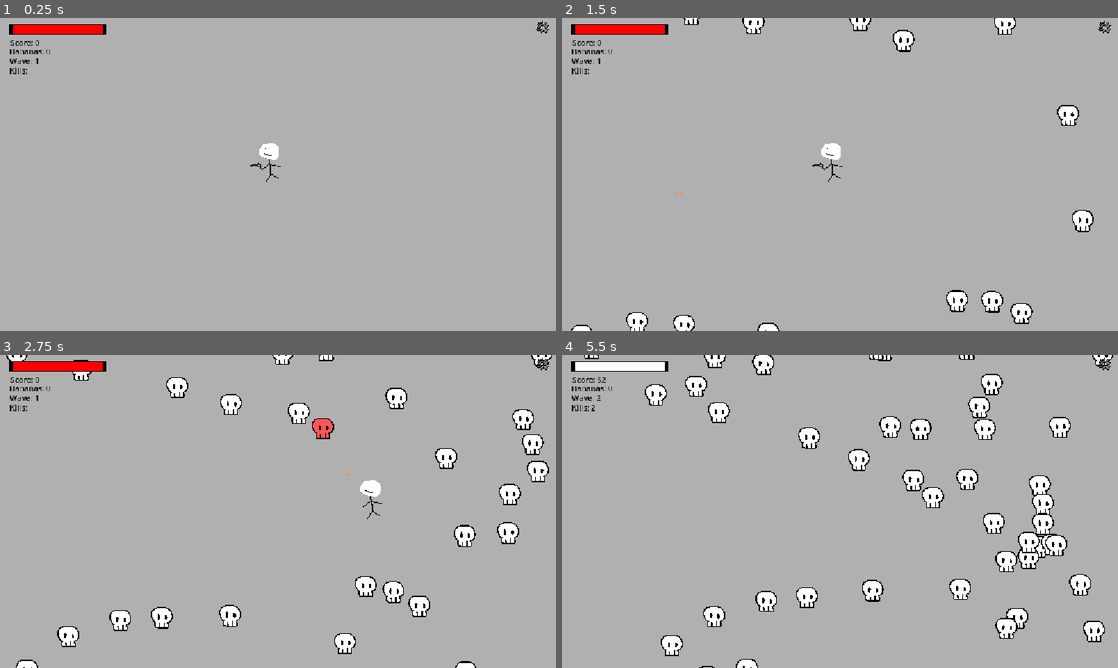
Above: before the commit, frames 1-4 (two rows, left to right).
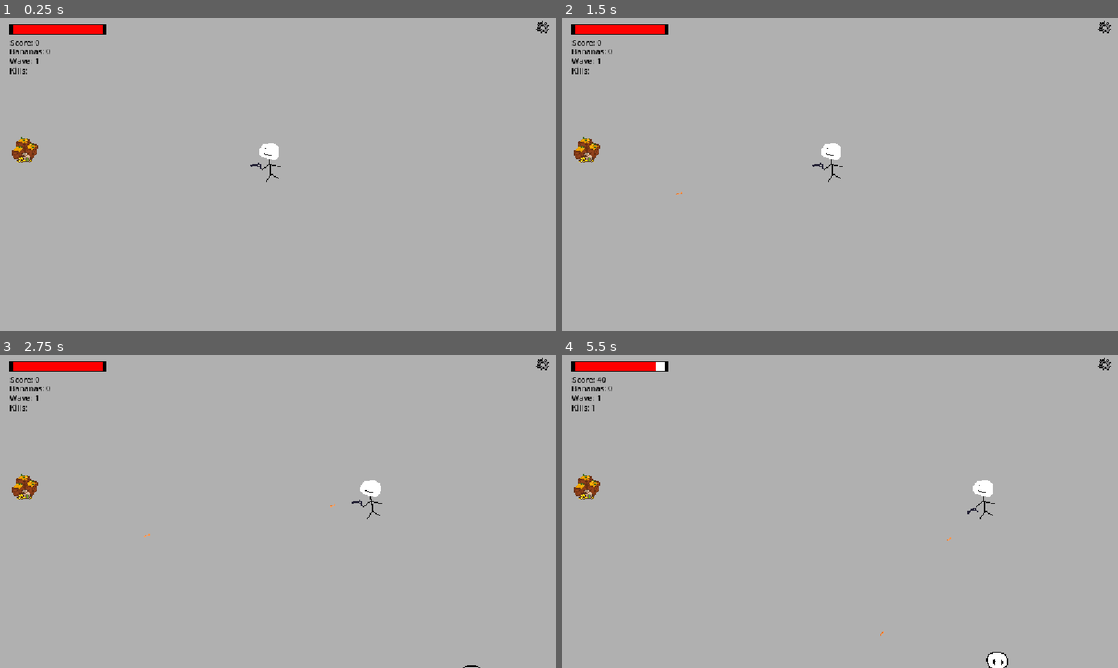
Above: after the commit, the same moments.

Repository: xjamal21/bullet-heaven-game-
Game: Godot game, scene res://tscnfiles/main_game.tscn
The game is run twice, just before and just after one commit, with the same random seed, the same clock (stepped at 60 frames per second) and the same inputs.
Inputs (mouse positions are in pixels of both pictures, inside the frame that each line leads up to; where the layout moved, square brackets give the same spot in the first picture):
- Up to frame 1 (0.25 s): no input
- Up to frame 2 (1.5 s): click (584, 149) [1106, 27] at 0.5 s; click (1106, 27) at 1.27 s
- Up to frame 3 (2.75 s): hold D (move_right) from 2.03 s (still down)
- Up to frame 4 (5.5 s): release D (move_right) at 2.78 s; hold S (move_down) 2.78-3.53 s; hold D (move_right) 3.53-4.28 s; hold W (move_up) 4.28-5.03 s; hold A (move_left) from 5.03 s (still down)

The runs differ from the first frame. In frame 1, 0.3% of the frame differs, in the area x 2-7%, y 38-47%; in frame 2, 2.7%; in frame 3, 5.2%; in frame 4, 8.8%, in the area x 2-100%, y 0-100%.
Error before the commit: Invalid access to property or key 'global_position' on a base object of type 'previously freed'. (res://gdscripts/enemies.gd:13)

Commit message:
HAHAHAHAHAHAHAHAHAHAHHAHAHAHAHAHAHAHAHAHAHHAHAHAHAHAHAHAHAHAHAHHAHAHAHAHAHAHAHAHAHAHHAHAHAHAHAHAHAHAHAHAH
added game over screen (temporary background but drew the buttons)  and shop button

Diff:
--- a/gdscripts/player.gd
+++ b/gdscripts/player.gd
@@ -24,6 +24,7 @@
 
 	if current_health <= 0:
 		die()
+		get_node("../GameOver").game_over()
 
 func die() -> void:
 	print("player died")
--- /dev/null
+++ b/tscnfiles/game_over.gd
@@ -0,0 +1,11 @@
+extends CanvasLayer
+
+func _ready() -> void:
+	self.hide()
+
+func game_over():
+	get_tree().paused = true
+	self.show()
+
+func _on_restart_pressed() -> void:
+	get_tree().reload_current_scene()
--- a/tscnfiles/main_game.tscn
+++ b/tscnfiles/main_game.tscn
@@ -14,6 +14,20 @@
 [ext_resource type="Script" uid="uid://cjsx3ldnuda2n" path="res://tscnfiles/wavetrack.gd" id="10_4lmjw"]
 [ext_resource type="Texture2D" uid="uid://bqdnlsh1qm1d1" path="res://assets/ui/SettingsLogoPressed.png" id="10_r4ly5"]
 [ext_resource type="Script" uid="uid://bjsbwe5jkiusy" path="res://tscnfiles/kill_count.gd" id="11_mwx11"]
+[ext_resource type="Texture2D" uid="uid://dklf11qm7mv14" path="res://assets/ui/shopmenu.png" id="15_4exr0"]
+[ext_resource type="Texture2D" uid="uid://cyrmjepe1y03i" path="res://assets/ui/shopmenupressed.png" id="16_rh43n"]
+[ext_resource type="Texture2D" uid="uid://b8ky846uufm7x" path="res://assets/ui/shopmenuhovered.png" id="17_axlng"]
+[ext_resource type="Script" uid="uid://d4fknbtecb8mq" path="res://tscnfiles/game_over.gd" id="18_3x74b"]
+[ext_resource type="Texture2D" uid="uid://cmj6l80w66kdb" path="res://assets/background/temporarygameoverbg.png" id="19_pf6v2"]
+[ext_resource type="Texture2D" uid="uid://df5cppdtgghrl" path="res://assets/ui/MainMenu.png" id="20_kulx3"]
+[ext_resource type="Texture2D" uid="uid://toyy27cx0ubk" path="res://assets/items/MainMenuPressed.png" id="21_4ndpw"]
+[ext_resource type="Texture2D" uid="uid://bb1h2gcjmo5eo" path="res://assets/background/MainMenuHovered.png" id="22_dn455"]
+[ext_resource type="Texture2D" uid="uid://cytdv8gllop6r" path="res://assets/ui/restartbutton.png" id="23_du1b3"]
+[ext_resource type="Texture2D" uid="uid://dd64mriju4u6r" path="res://assets/ui/restartbuttonpressed.png" id="24_m3cxp"]
+[ext_resource type="Texture2D" uid="uid://y30w0x3vrfa" path="res://assets/ui/restartbuttonhovered.png" id="25_w47a4"]
+[ext_resource type="Texture2D" uid="uid://xnir1u3ndx0m" path="res://assets/sfx/Quit.png" id="26_6w68q"]
+[ext_resource type="Texture2D" uid="uid://4neg6d6hnfe8" path="res://assets/ui/QuitPressed.png" id="27_rnvfk"]
+[ext_resource type="Texture2D" uid="uid://cxjr8ncsmn8ed" path="res://assets/sfx/QuitHovered.png" id="28_wpopy"]
 
 [sub_resource type="TileSetAtlasSource" id="TileSetAtlasSource_yx7mw"]
 texture = ExtResource("1_fr2d1")
@@ -3955,7 +3969,7 @@
 rotation = 0.0016849183
 
 [node name="Timer" type="Timer" parent="." unique_id=707945112]
-wait_time = 0.1
+wait_time = 2.5
 autostart = true
 
 [node name="CanvasLayer" type="CanvasLayer" parent="." unique_id=1364822522]
@@ -4004,7 +4018,7 @@
 text = "Kills: "
 script = ExtResource("11_mwx11")
 
-[node name="TextureButton" type="TextureButton" parent="CanvasLayer" unique_id=848225105]
+[node name="Settings" type="TextureButton" parent="CanvasLayer" unique_id=848225105]
 offset_left = 1109.0
 offset_top = 2.0
 offset_right = 1141.0
@@ -4012,4 +4026,59 @@
 texture_normal = ExtResource("9_r68jj")
 texture_pressed = ExtResource("10_r4ly5")
 
+[node name="TextureButton" type="TextureButton" parent="CanvasLayer" unique_id=488589971]
+offset_left = 17.0
+offset_top = 237.0
+offset_right = 81.0
+offset_bottom = 301.0
+texture_normal = ExtResource("15_4exr0")
+texture_pressed = ExtResource("16_rh43n")
+texture_hover = ExtResource("17_axlng")
+
+[node name="GameOver" type="CanvasLayer" parent="." unique_id=1162898461]
+process_mode = 3
+script = ExtResource("18_3x74b")
+
+[node name="Sprite2D" type="Sprite2D" parent="GameOver" unique_id=1241602139]
+position = Vector2(538, 339)
+scale = Vector2(3.0939968, 1.8395807)
+texture = ExtResource("19_pf6v2")
+
+[node name="Main Menu" type="TextureButton" parent="GameOver" unique_id=66196902]
+offset_left = 420.0
+offset_top = 364.0
+offset_right = 676.0
+offset_bottom = 428.0
+texture_normal = ExtResource("20_kulx3")
+texture_pressed = ExtResource("21_4ndpw")
+texture_hover = ExtResource("22_dn455")
+
+[node name="Restart" type="TextureButton" parent="GameOver" unique_id=1503993827]
+offset_left = 419.0
+offset_top = 281.0
+offset_right = 675.0
+offset_bottom = 345.0
+action_mode = 0
+texture_normal = ExtResource("23_du1b3")
+texture_pressed = ExtResource("24_m3cxp")
+texture_hover = ExtResource("25_w47a4")
+
+[node name="Quit" type="TextureButton" parent="GameOver" unique_id=1997605519]
+offset_left = 417.0
+offset_top = 449.0
+offset_right = 673.0
+offset_bottom = 513.0
+texture_normal = ExtResource("26_6w68q")
+texture_pressed = ExtResource("27_rnvfk")
+texture_hover = ExtResource("28_wpopy")
+
+[node name="Label" type="Label" parent="GameOver" unique_id=118343620]
+offset_left = 398.0
+offset_top = 157.0
+offset_right = 702.0
+offset_bottom = 234.0
+theme_override_font_sizes/font_size = 56
+text = "Game Over"
+
 [connection signal="timeout" from="Timer" to="." method="_on_timer_timeout"]
+[connection signal="pressed" from="GameOver/Restart" to="GameOver" method="_on_restart_pressed"]
Binary file added: assets/background/MainMenuHovered.png
Not shown, added: assets/background/MainMenuHovered.png.import
Binary file added: assets/background/temporarygameoverbg.png
Not shown, added: assets/background/temporarygameoverbg.png.import
Binary file added: assets/items/MainMenuPressed.png
Not shown, added: assets/items/MainMenuPressed.png.import
Binary file added: assets/sfx/Quit.png
Not shown, added: assets/sfx/Quit.png.import
Binary file added: assets/sfx/QuitHovered.png
Not shown, added: assets/sfx/QuitHovered.png.import
Binary file added: assets/ui/MainMenu.png
Not shown, added: assets/ui/MainMenu.png.import
(and 15 more such lines)
